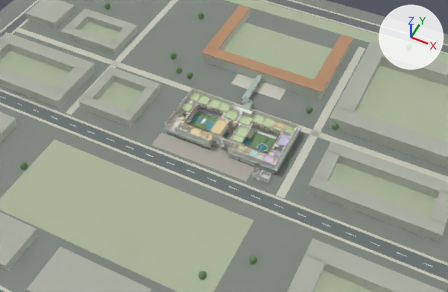
The glTF model frontend/src/assets/maps/lc3-campus.glb as it was, and as the next commit left it.
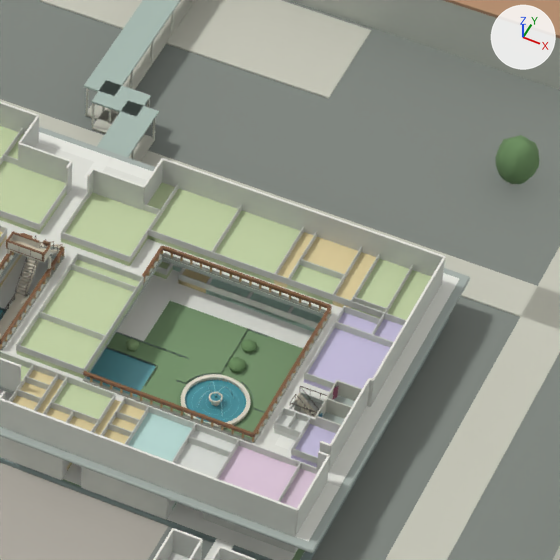
There are two pictures of each version: one from a 50 mm camera at (85.7, -173.3, 210.6) aimed at (0.6, -3.1, -2.1), one close up on the part from 51% to 71% of the width and 29% to 59% of the height. The lights are fixed; the arrows at upper right show +X, +Y and +Z. The first two pictures are the older version. Vertices at exactly the same position are counted once.

Objects in the first close-up: 'Covered_Link', 'LC3_Connecting_Stairs', 'LC3_Floor_1.002', 'LC3_Floor_2.002', 'Site_Ground', 'Surrounding_Buildings'.
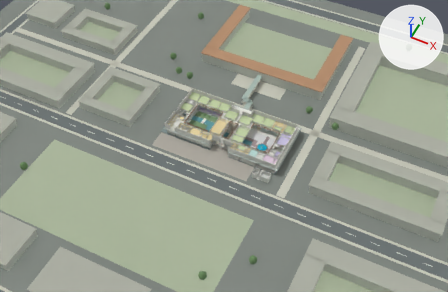
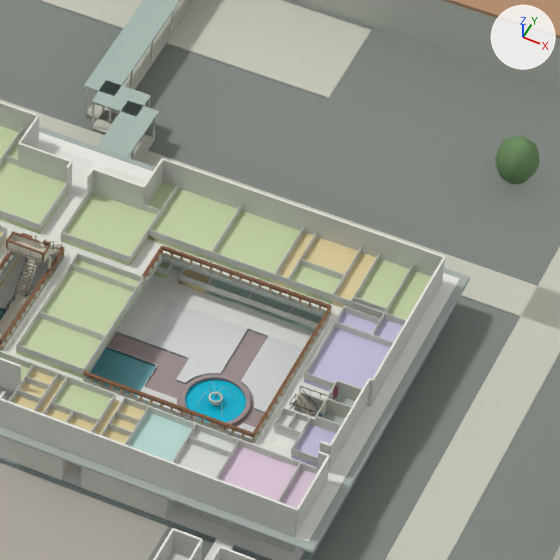
The change, as a list of edits to the scene's bpy script:
```text
Add mat_finish___east_courtyard___fountain_water:
    mat_finish___east_courtyard___fountain_water = principled_material('Finish | East courtyard | fountain water')
    mat_finish___east_courtyard___fountain_water.base_color = (0.00368, 0.527, 0.738)  # cyan #0cc0df
    mat_finish___east_courtyard___fountain_water.metallic = 0.18
    mat_finish___east_courtyard___fountain_water.roughness = 0.2
Add mat_finish___east_courtyard___walkway:
    mat_finish___east_courtyard___walkway = principled_material('Finish | East courtyard | walkway')
    mat_finish___east_courtyard___walkway.base_color = (0.361, 0.292, 0.292)  # grey #a29393
    mat_finish___east_courtyard___walkway.roughness = 0.95
Add mat_finish___east_courtyard___ground:
    mat_finish___east_courtyard___ground = principled_material('Finish | East courtyard | ground')
    mat_finish___east_courtyard___ground.base_color = (0.694, 0.694, 0.694)  # light grey #d9d9d9
    mat_finish___east_courtyard___ground.roughness = 0.95
Change me_lc3_floor_1_runtime:
    used by ob_lc3_floor_1_002; location = (0.0, 0.0, 0.0)
    remove me_lc3_floor_1_runtime.from_pydata(...)  # 32293 vertices, 62145 faces; spans x -29.1..29.1, y -15.5..17.2, z -0.4..2.8
    add me_lc3_floor_1_runtime.from_pydata(...)  # 31321 vertices, 60225 faces; spans x -29.1..29.1, y -15.5..17.2, z -0.4..2.8
    me_lc3_floor_1_runtime part 1: 6 loose pieces with 972 vertices, spanning x 4.5..18.0, y -1.5..8.4, z -0.2..0.6, are deleted
    me_lc3_floor_1_runtime part 2: 220 faces spanning x 6.0..28.4, y -9.5..16.5, z 0.0 switch from mat_finish___lc3___open_ground_green (green #79966f) to mat_finish___east_courtyard___ground (light grey #d9d9d9)
    me_lc3_floor_1_runtime part 3: 48 faces spanning x 3.5..21.4, y -2.0..9.4, z -0.1 switch from mat_finish___lc3___planted_courtyard_green (green #78966e) to mat_finish___east_courtyard___walkway (grey #a29393)
    me_lc3_floor_1_runtime part 4: 124 faces spanning x 14.6..20.1, y -0.8..4.7, z -0.1 switch from mat_finish___lc3___fountain_garden_green (green #73916b) to mat_finish___east_courtyard___walkway (grey #a29393)
    me_lc3_floor_1_runtime part 5: 3466 faces spanning x 14.8..19.8, y -0.5..4.4, z -0.1..0.2 switch from mat_finish___fountain___pale_stone_rim (pale yellow #e0dbca) to mat_finish___east_courtyard___walkway (grey #a29393)
    me_lc3_floor_1_runtime part 6: 256 faces spanning x 15.1..19.5, y -0.3..4.1, z -0.1..0.5 switch from mat_finish___fountain___water_indication (cyan #4c9aa6) to mat_finish___east_courtyard___fountain_water (cyan #0cc0df)
    me_lc3_floor_1_runtime part 7: 480 faces spanning x 15.6..19.0, y 0.3..3.6, z 0.0 switch from mat_finish___water_ripples (cyan #7abcc4) to mat_finish___east_courtyard___fountain_water (cyan #0cc0df)
    other edits to the shape of me_lc3_floor_1_runtime do not show in these pictures
```

Location of each change, [x1, y1, x2, y2] in pixels of the close-ups (560 x 560 px):
part 1 of me_lc3_floor_1_runtime, deleted: before [126, 339, 257, 372]
part 2 of me_lc3_floor_1_runtime, recoloured: [63, 301, 304, 560] in both
part 3 of me_lc3_floor_1_runtime, recoloured (green to grey): [107, 330, 267, 427] in both
part 4 of me_lc3_floor_1_runtime, recoloured: [177, 376, 254, 430] in both
part 5 of me_lc3_floor_1_runtime, recoloured (pale yellow to grey): [181, 374, 251, 427] in both
part 6 of me_lc3_floor_1_runtime, recoloured: [185, 380, 246, 423] in both
part 7 of me_lc3_floor_1_runtime, recoloured: [192, 385, 239, 420] in both
